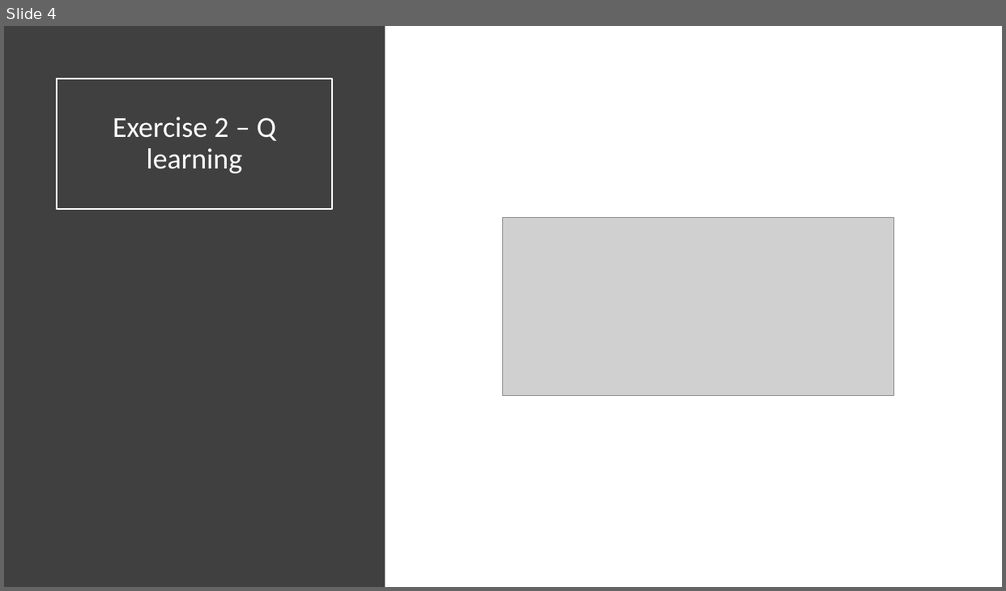
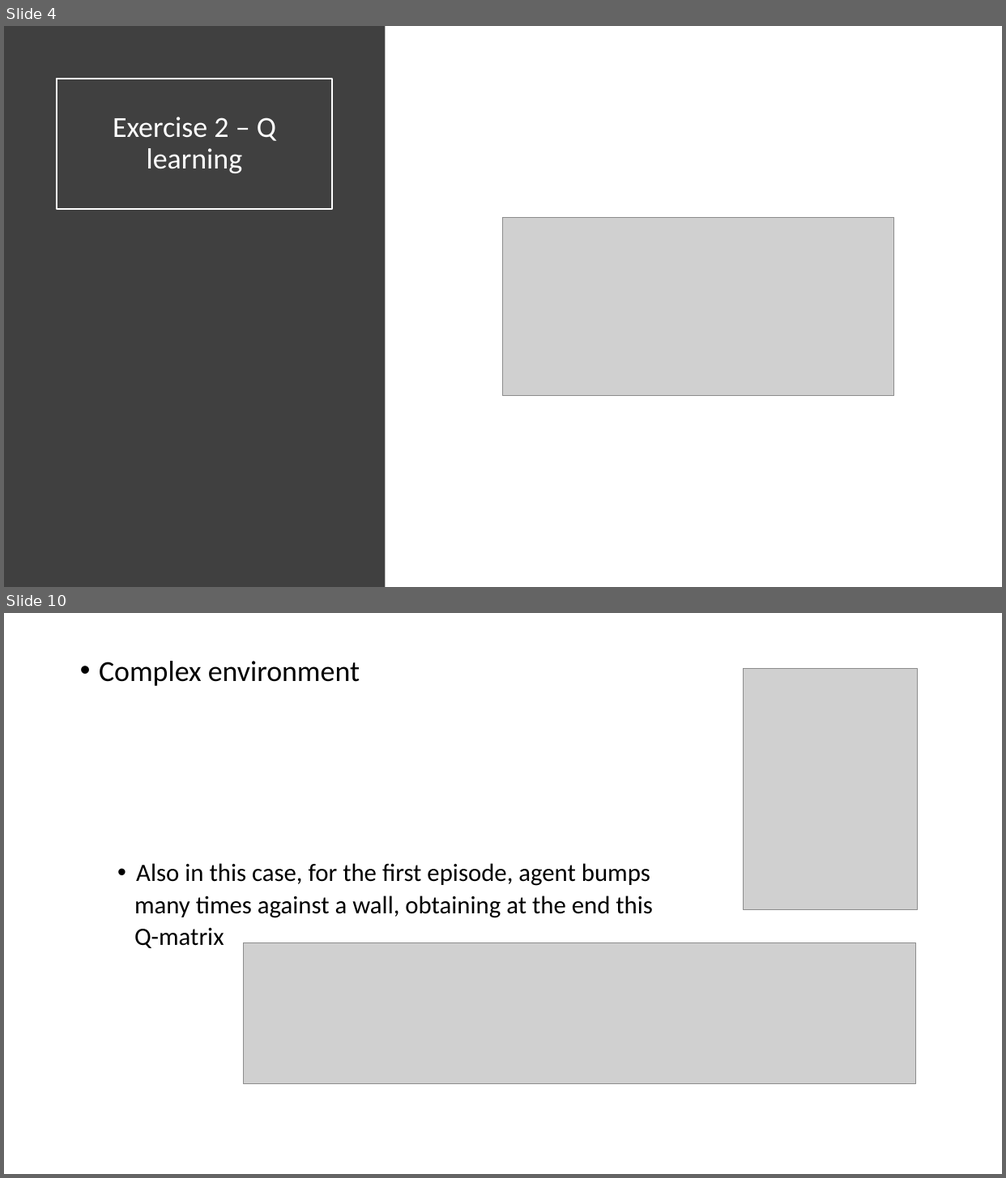
Before and after one commit to mpiffari/ReinforcementLearning2019, a slide deck: Presentation/SDU_SummerSchool_Presentation.pptx. Shown one above the other, each under a label of ours: slide 4 before the commit, slides 4 and 10 after it; the slides between them are not shown. The pictures are 1006x591 and 1006x1178 pixels, drawn with LibreOffice and Linux fonts; fonts in the diff are those of the drawing; grey boxes stand for pictures. Boxes give left, top, right and bottom in pixels: in the first picture for what was removed or moved away, otherwise in the second. Text is boxed around its words. In the diff, an @@ line names an element or a change of style, - is before the commit and + after.

```diff
--- a/Presentation/SDU_SummerSchool_Presentation.pptx
+++ b/Presentation/SDU_SummerSchool_Presentation.pptx
@@ slide 10 added at (4, 613, 1002, 1174), background #FFFFFF @@
@@ text added at (99, 661, 653, 948), 24 pt, text #000000 @@
+• Complex environment
+  • Also in this case, for the first episode, agent bumps
+  many times against a wall, obtaining at the end this
+  Q-matrix
@@ picture added at (744, 668, 918, 909) @@
@@ picture added at (244, 943, 916, 1084) @@
```
Also in this commit, not shown: 1 slide changed, 7 other slides added, 3 other files.
